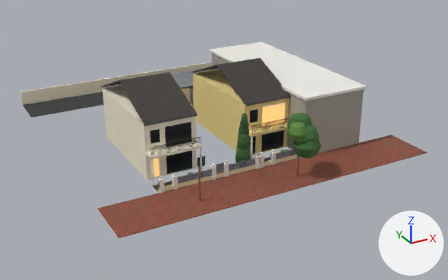
One commit to the glTF model art/models/home/shenton/shenton_site.glb: the scene before it, then after it.
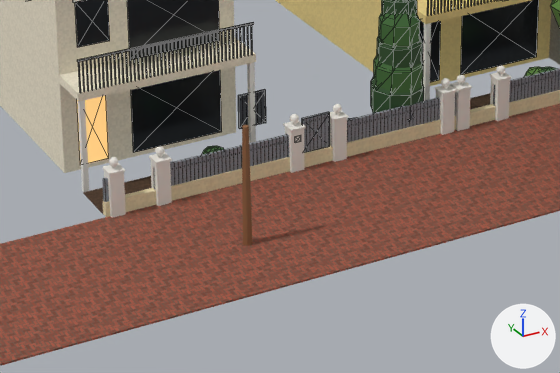
Old and new are each drawn whole from a camera (50 mm lens) standing at (-25.9, -53.0, 28.9) and looking at (6.8, 6.6, -0.8) and again close up on the part from 29% to 65% of the width and 46% to 85% of the height. Every picture has the same lights, and +X, +Y and +Z are marked at lower right. The older version's two pictures come first. The close-ups show mesh edges as thin lines.

In view in the first close-up: 'Gate_Front', 'PencilPine', 'Site', 'Site-col', 'StreetTree1', 'g' and 3 more.
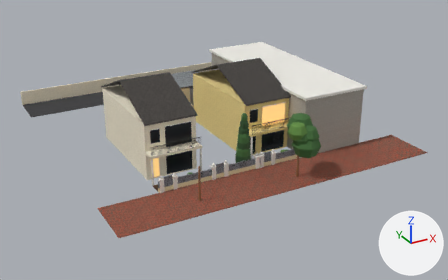
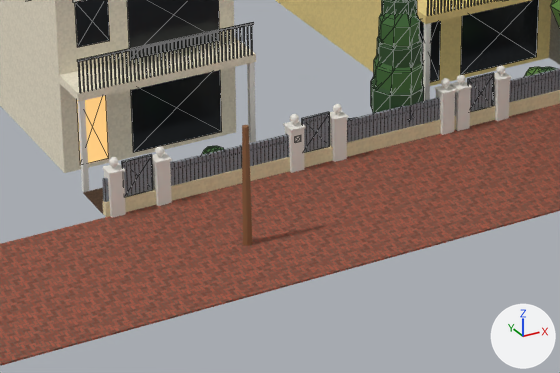
Scene script edits in JSON lines:
```json
{"op": "set", "path": "ob_g", "old": "bpy.data.objects.new('g', me_g_002)", "new": "bpy.data.objects.new('g', me_g_003)"}
{"op": "set", "path": "ob_g.location", "old": "(0.0, 0.0, 0.0)", "new": "(-5.2, -3.15, 0.45)"}
{"op": "set", "path": "ob_g_001.location", "old": "(0.0, 0.0, 0.0)", "new": "(6.2, -3.15, 0.45)"}
```

Pixel boxes [x1, y1, x2, y2] of what changed, in the close-ups (560 x 373 px):
```json
{"object": "g", "change": "reshaped, moved", "before": [238, 89, 266, 129], "after": [122, 154, 153, 197], "on screen": "10% wider, 7% taller"}
{"object": "g.001", "change": "moved", "after": [468, 73, 494, 112], "on screen": "not visible before"}
```
